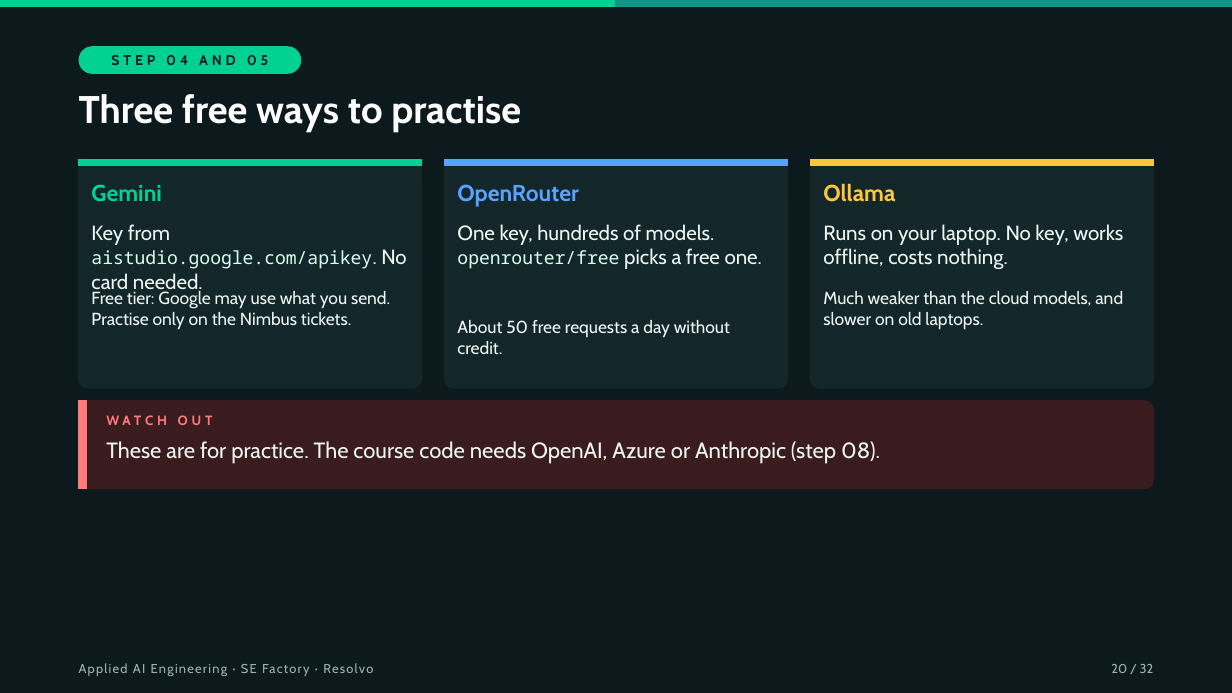
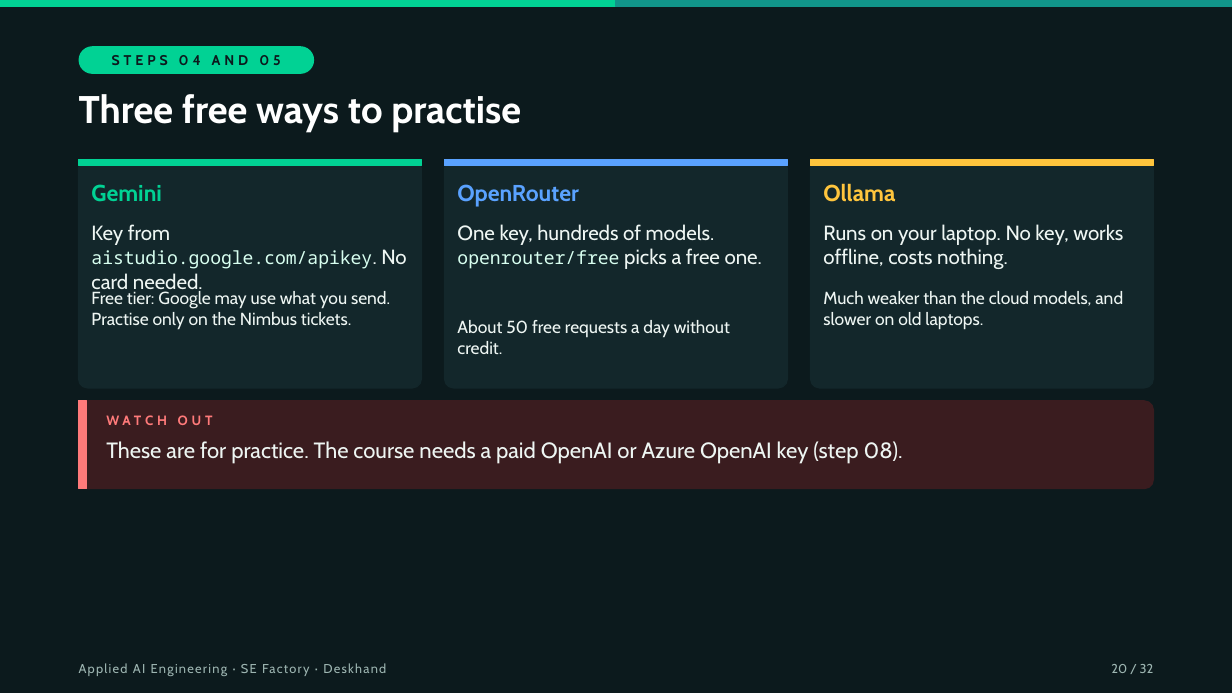
Before and after one commit to hasankanaan26/prep-kit, a slide deck: slide 20 of slides/session-00.pptx. Drawn at 1232x693 pixels with LibreOffice and Linux fonts; fonts in the diff are those of the drawing. Boxes give left, top, right and bottom in pixels: in the first picture for what was removed or moved away, otherwise in the second. Text is boxed around its words. In the diff, an @@ line names an element or a change of style, - is before the commit and + after.

```diff
--- a/slides/session-00.pptx
+++ b/slides/session-00.pptx
@@ rounded rectangle "STEPS 04 AND 05": place and size @@
-rounded rectangle "STEPS 04 AND 05" at [79, 46, 301, 74]
+rounded rectangle "STEPS 04 AND 05" at [79, 46, 314, 74]
@@ text in rounded rectangle at [112, 55, 280, 65]: text changed @@
-STEP 04 AND 05
+STEPS 04 AND 05
@@ text at [106, 441, 903, 464]: text changed @@
-These are for practice. The course code needs OpenAI, Azure or Anthropic (step 08).
+These are for practice. The course needs a paid OpenAI or Azure OpenAI key (step 08).
@@ text at [79, 663, 386, 676]: text changed @@
-Applied AI Engineering · SE Factory · Resolvo
+Applied AI Engineering · SE Factory · Deskhand
```
Also in this commit, not shown: 31 other slides changed, 6 other files.
